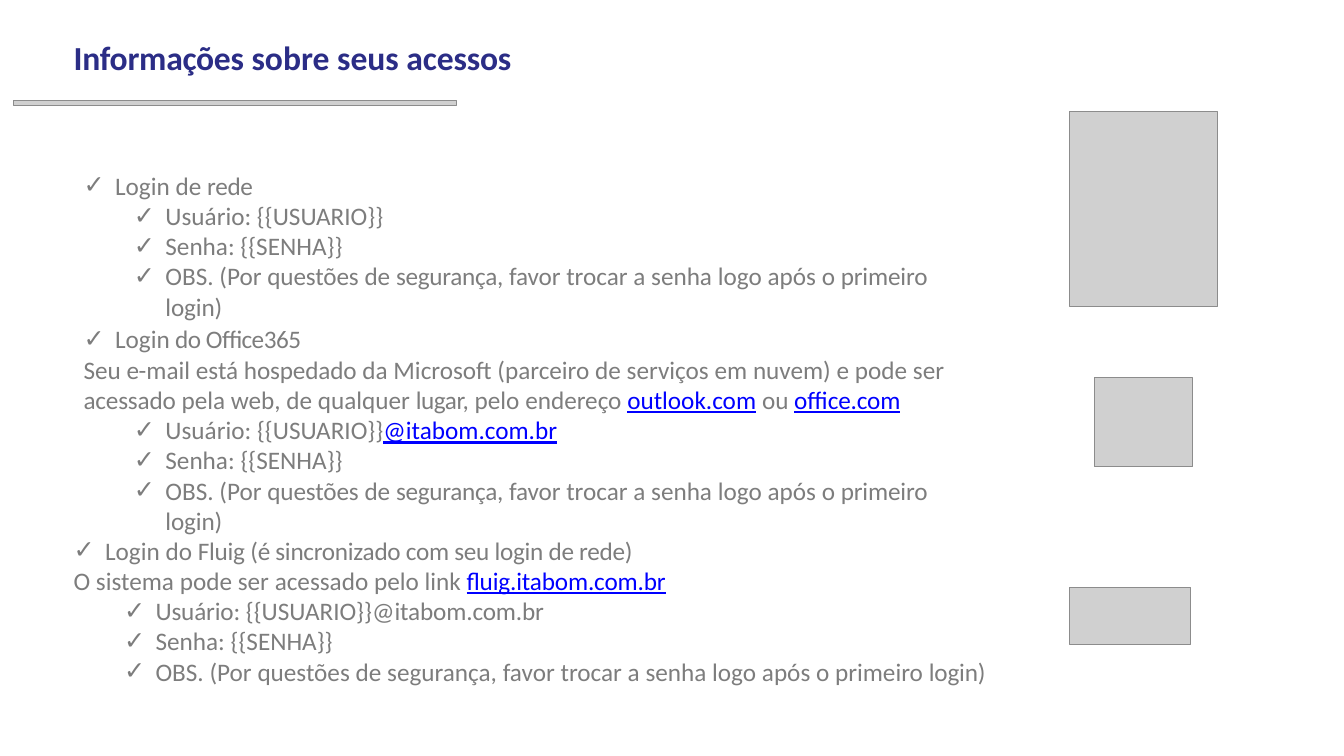
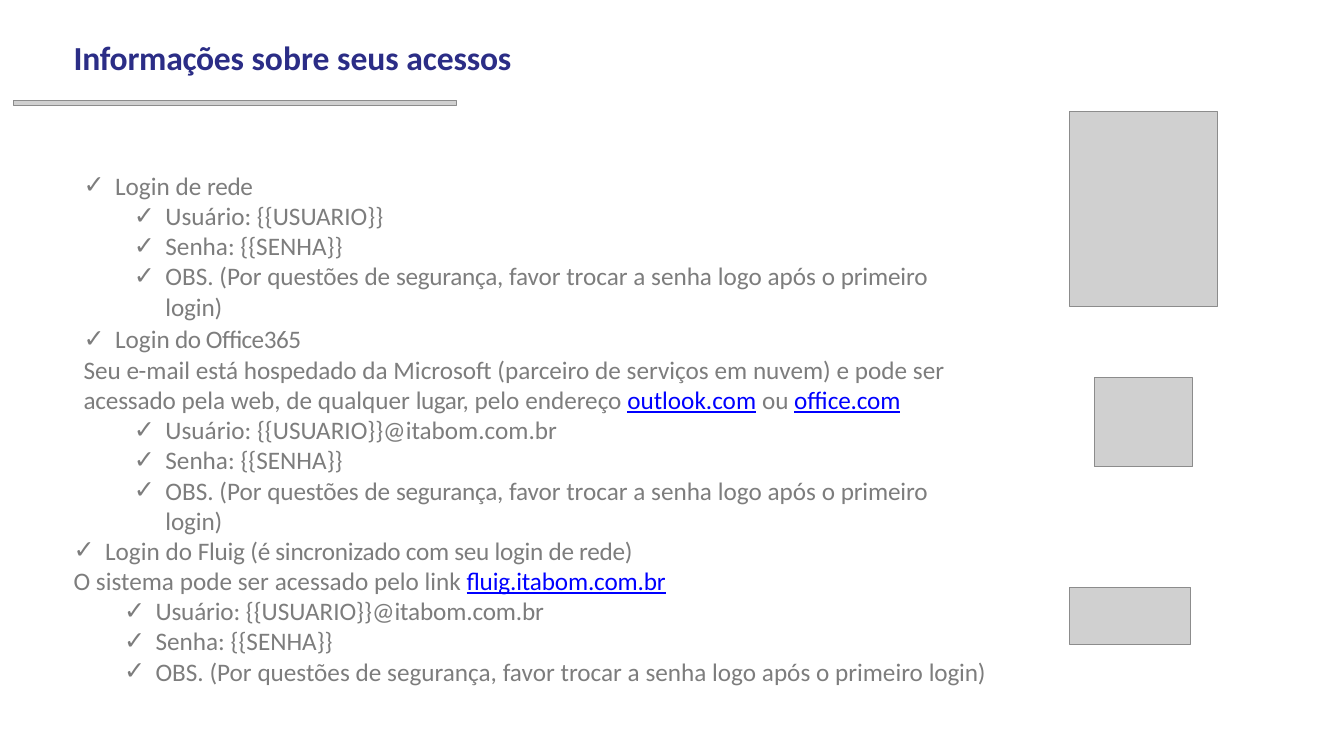
Before and after one commit to Kayky08/python, a slide deck: slide 4 of onboarding/template_onboarding.pptx. Drawn at 1344x756 pixels with LibreOffice and Linux fonts; fonts in the diff are those of the drawing; grey boxes stand for pictures; background and template pictures are left out. Boxes give left, top, right and bottom in pixels: in the first picture for what was removed or moved away, otherwise in the second. Text is boxed around its words. In the diff, an @@ line names an element or a change of style, - is before the commit and + after.

```diff
--- a/onboarding/template_onboarding.pptx
+++ b/onboarding/template_onboarding.pptx
@@ text at <box>165,421,557,443</box>: text colour #0000FF to #7D7D7D, underline off in "{{USUARIO}}@itabom.com.br" @@
```
Also in this commit, not shown: 2 other slides changed, 6 other files.
